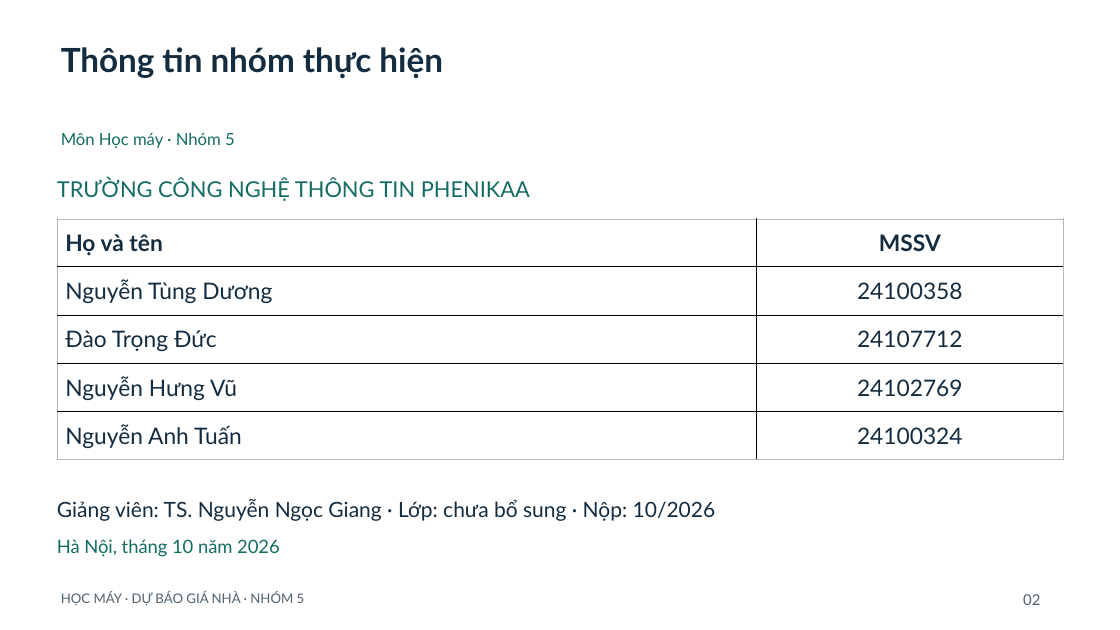
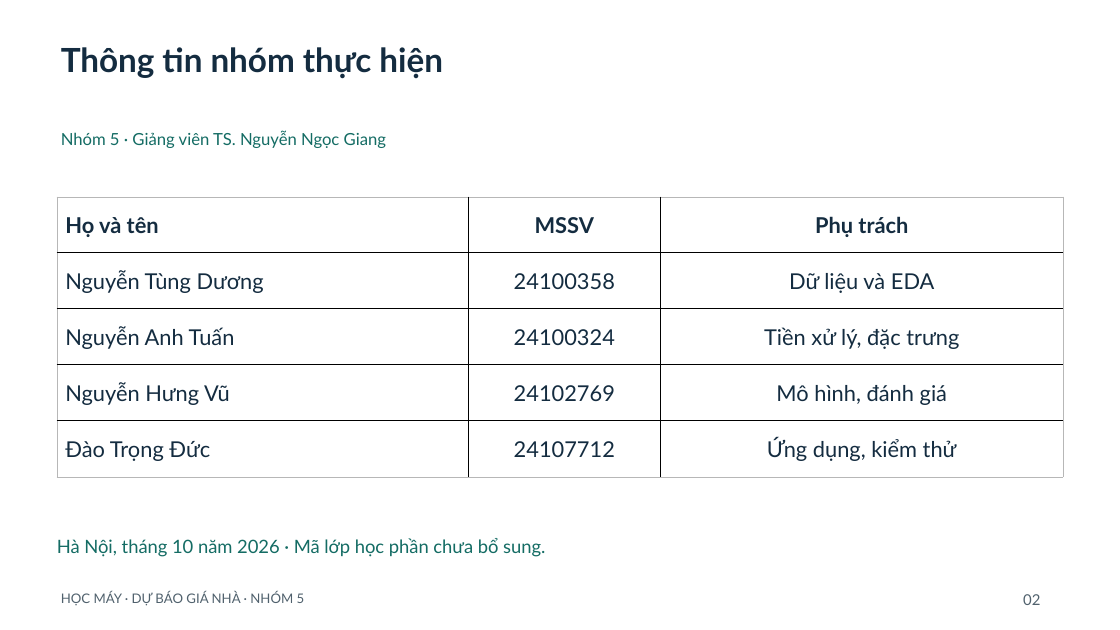
Before and after one commit to ngtd-2609/ames-house-price-prediction, a slide deck: slide 2 of slides/Slide_Hoc_may.pptx. Drawn at 1120x630 pixels with LibreOffice and Linux fonts; fonts in the diff are those of the drawing. Boxes give left, top, right and bottom in pixels: in the first picture for what was removed or moved away, otherwise in the second. Text is boxed around its words. In the diff, an @@ line names an element or a change of style, - is before the commit and + after.

```diff
--- a/slides/Slide_Hoc_may.pptx
+++ b/slides/Slide_Hoc_may.pptx
@@ text at box(61, 131, 386, 148): text changed @@
-Môn Học máy · Nhóm 5
+Nhóm 5 · Giảng viên TS. Nguyễn Ngọc Giang
@@ text removed at box(57, 178, 530, 201) @@
-TRƯỜNG CÔNG NGHỆ THÔNG TIN PHENIKAA
@@ table at box(57, 197, 1064, 476) @@
-column 1: Họ và tên | Nguyễn Tùng Dương | Đào Trọng Đức | Nguyễn Hưng Vũ | Nguyễn Anh Tuấn
-column 2: MSSV | 24100358 | 24107712 | 24102769 | 24100324
+column 1: Họ và tên | Nguyễn Tùng Dương | Nguyễn Anh Tuấn | Nguyễn Hưng Vũ | Đào Trọng Đức
+column 2: MSSV | 24100358 | 24100324 | 24102769 | 24107712
+column 3: Phụ trách | Dữ liệu và EDA | Tiền xử lý, đặc trưng | Mô hình, đánh giá | Ứng dụng, kiểm thử
@@ table: place and size @@
-table at box(57, 218, 1064, 459)
+table at box(57, 197, 1064, 476)
@@ text removed at box(57, 499, 716, 521) @@
-Giảng viên: TS. Nguyễn Ngọc Giang · Lớp: chưa bổ sung · Nộp: 10/2026
@@ text at box(57, 538, 545, 557): text changed @@
-Hà Nội, tháng 10 năm 2026
+Hà Nội, tháng 10 năm 2026 · Mã lớp học phần chưa bổ sung.
```
Also in this commit, not shown: 19 other slides changed, 4 slides added, 4 slides removed, 1 other file.
